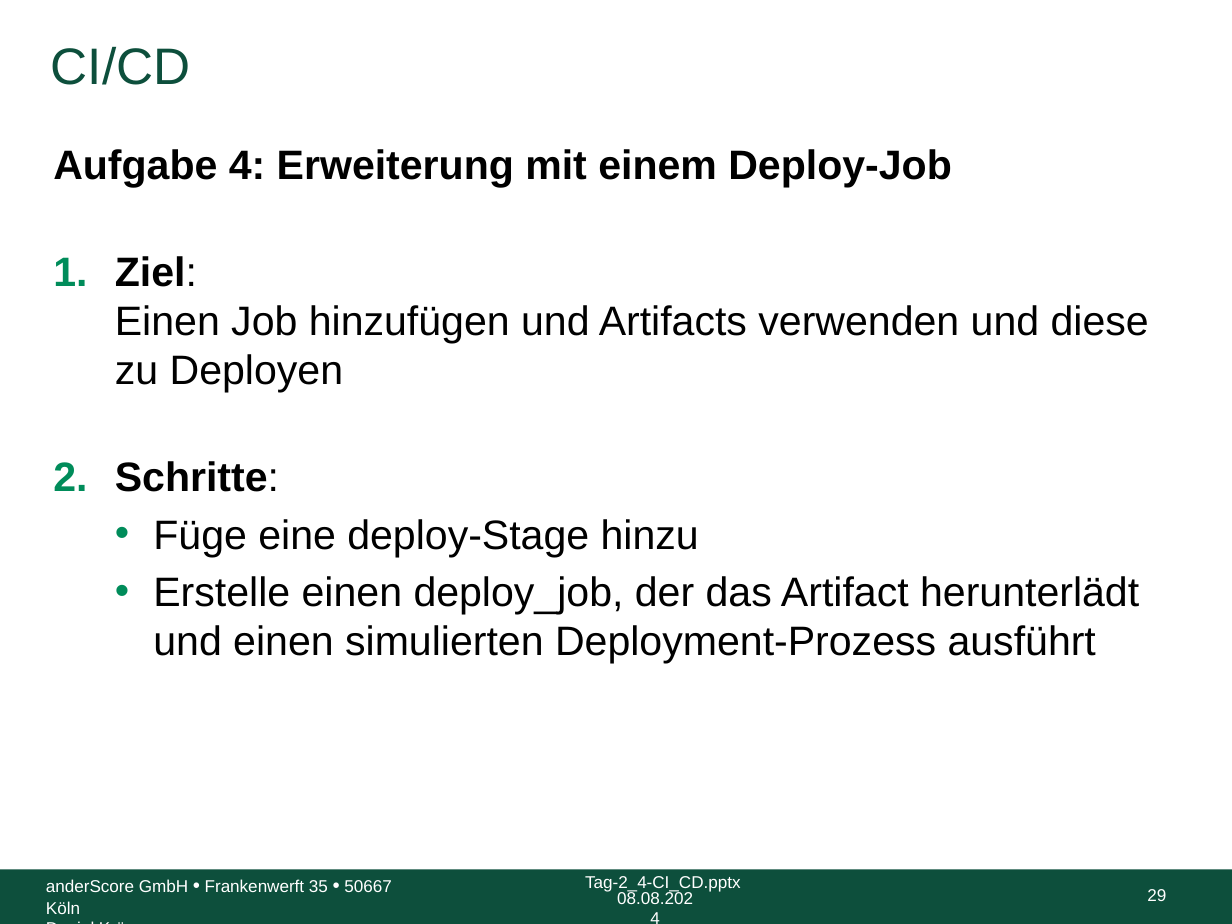
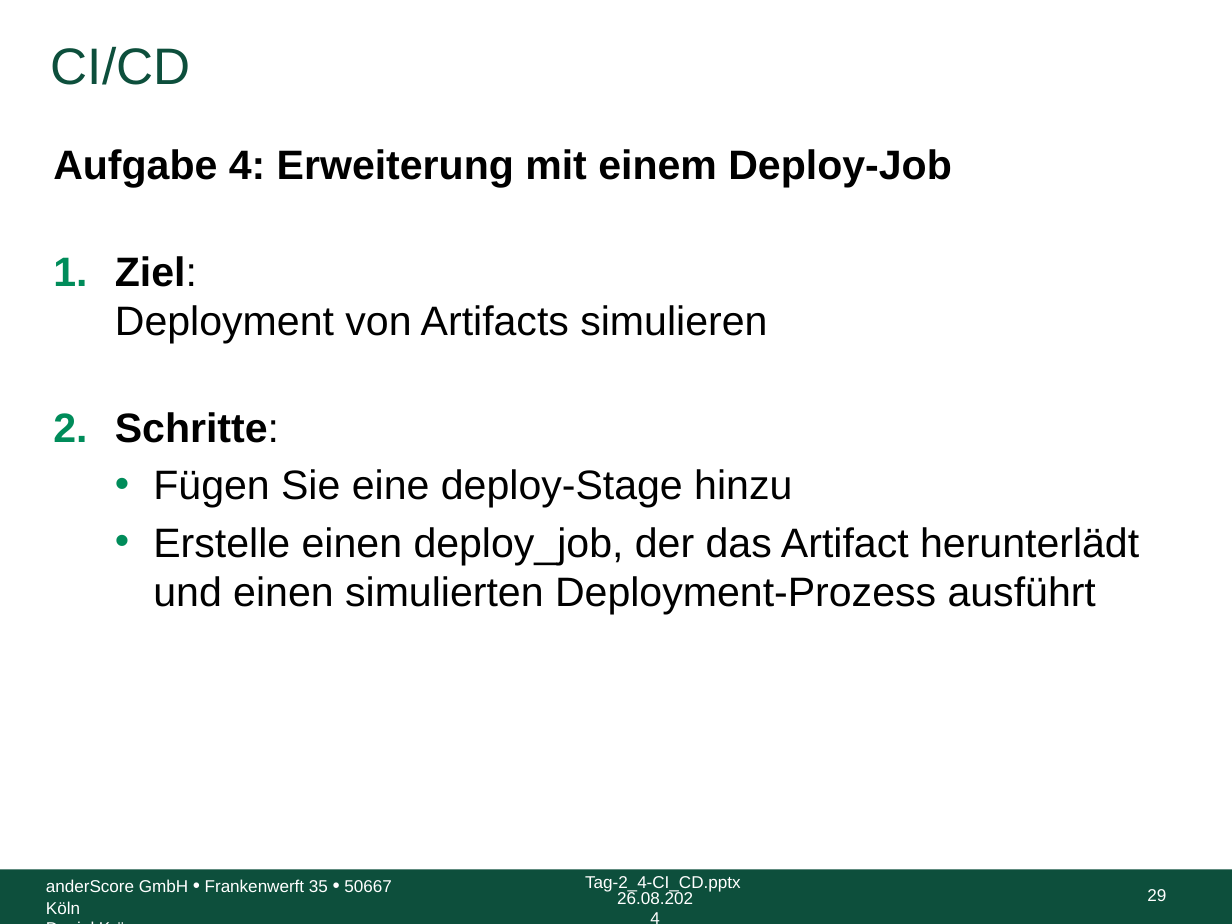
Before and after one commit to anderscore-gmbh/gitlab, a slide deck: slide 29 of slides/Tag-2_4-CI_CD.pptx. Drawn at 1232x924 pixels with LibreOffice and Linux fonts; fonts in the diff are those of the drawing; background and template pictures are left out. Boxes give left, top, right and bottom in pixels: in the first picture for what was removed or moved away, otherwise in the second. Text is boxed around its words. In the diff, an @@ line names an element or a change of style, - is before the commit and + after.

```diff
--- a/slides/Tag-2_4-CI_CD.pptx
+++ b/slides/Tag-2_4-CI_CD.pptx
@@ text at [115,256,767,343]: text changed @@
-1. Ziel:
-   Einen Job hinzufügen und Artifacts verwenden und diese zu Deployen
+1. Ziel:
+   Deployment von Artifacts simulieren
@@ text at [153,469,792,508]: text changed @@
-  • Füge eine deploy-Stage hinzu
+  • Fügen Sie eine deploy-Stage hinzu
@@ text at [617,890,693,904]: text changed @@
-08.08.2024
+26.08.2024
```
Also in this commit, not shown: 46 other slides changed.
